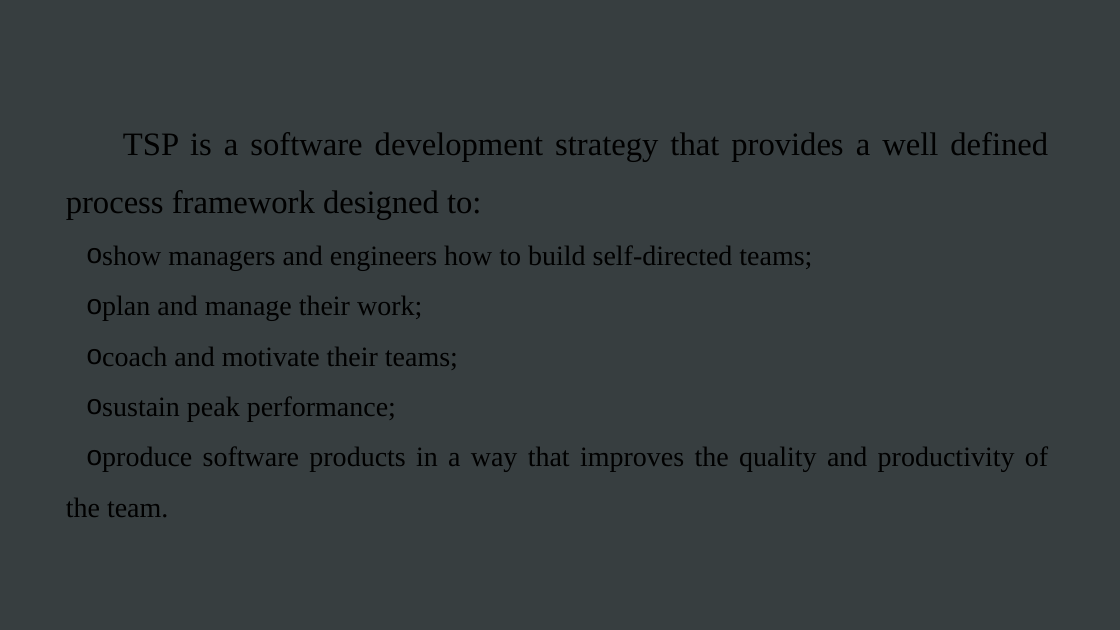
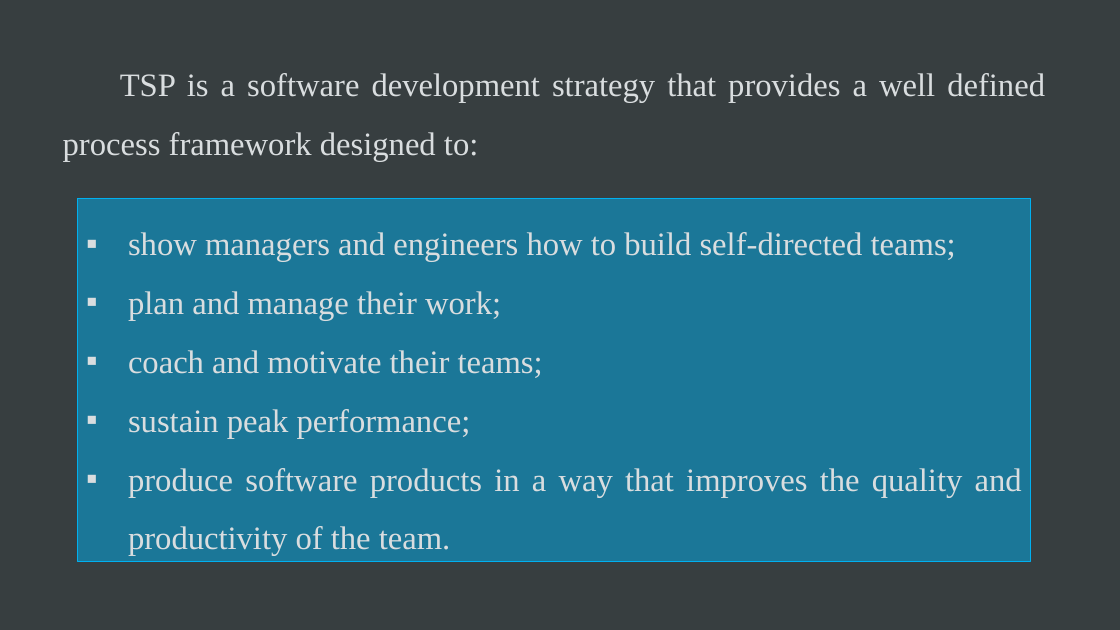
Before and after one commit to eduardamsc/FEUP-ESOF, a slide deck: slide 3 of Slide deck.pptx. Drawn at 1120x630 pixels with LibreOffice and Linux fonts; fonts in the diff are those of the drawing. Boxes give left, top, right and bottom in pixels: in the first picture for what was removed or moved away, otherwise in the second. Text is boxed around its words. In the diff, an @@ line names an element or a change of style, - is before the commit and + after.

```diff
--- a/Slide deck.pptx
+++ b/Slide deck.pptx
@@ text "TSP is a software development ...": place and size @@
-text "TSP is a software development ..." at (66, 132, 1048, 517)
+text "TSP is a software development ..." at (63, 73, 1045, 161)
@@ text "TSP is a software development ..." at (63, 73, 1045, 161): text colour #000000 to #D9DDDF @@
@@ rectangle added at (78, 199, 1031, 561), fill #00B0F0 at 50% opacity, outline #00B0F0 1 pt, 28 pt, text #D9DDDF @@
+▪ show managers and engineers how to build self-directed teams;
+▪ plan and manage their work;
+▪ coach and motivate their teams;
+▪ sustain peak performance;
+▪ produce software products in a way that improves the quality and productivity of the team.
@@ text at (66, 245, 1048, 517): paragraphs removed @@
-o show managers and engineers how to build self-directed teams;
-o plan and manage their work;
-o coach and motivate their teams;
-o sustain peak performance;
-o produce software products in a way that improves the quality and productivity of the team.
```
Also in this commit, not shown: 8 other slides changed, 1 other file.
